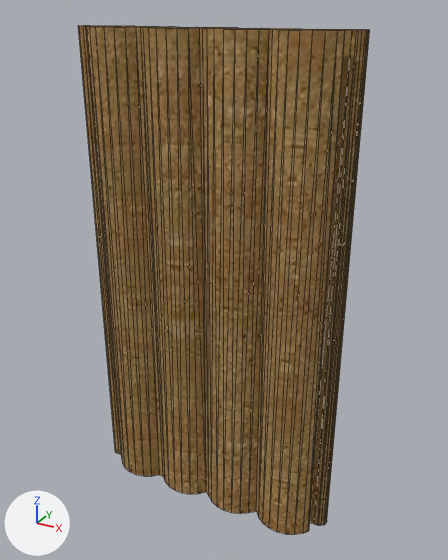
One commit to the glTF model models/rigel.glb: the scene before it, then after it.
Both versions are drawn from a 50 mm camera at (0.186, -0.204, 0.225) aimed at (0.065, 0.015, 0.115). Every picture has the same lights, and +X, +Y and +Z are marked at lower left. Mesh edges are drawn as thin lines.

Names of what the first picture shows: 'root'.
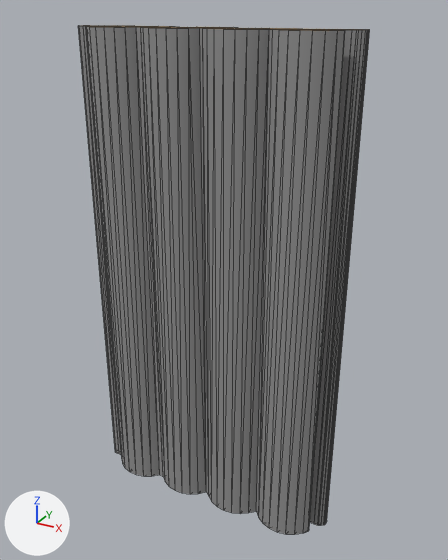
Where the change shows, as pixel boxes (x1, y1, x2, y2) in the pictures (448 x 560 px):
'root', recoloured (brown to grey): (78, 25, 370, 534) in both

What the commit changed:
Material 'Color_003' (mat_color_003) is new.
Its base color is (0.298, 0.298, 0.298) (grey #949494).
Its metallic is 0.1.
Its roughness is 0.9.
me_mesh_0 has 220 vertices, 436 faces and spans x 0.0..0.12, y 0.0..0.018, z 0.0..0.218.
me_mesh_0 no longer uses material mat_wood_board_cork (picture img_image_2).
me_mesh_0 now uses material mat_color_003 (grey #949494).
